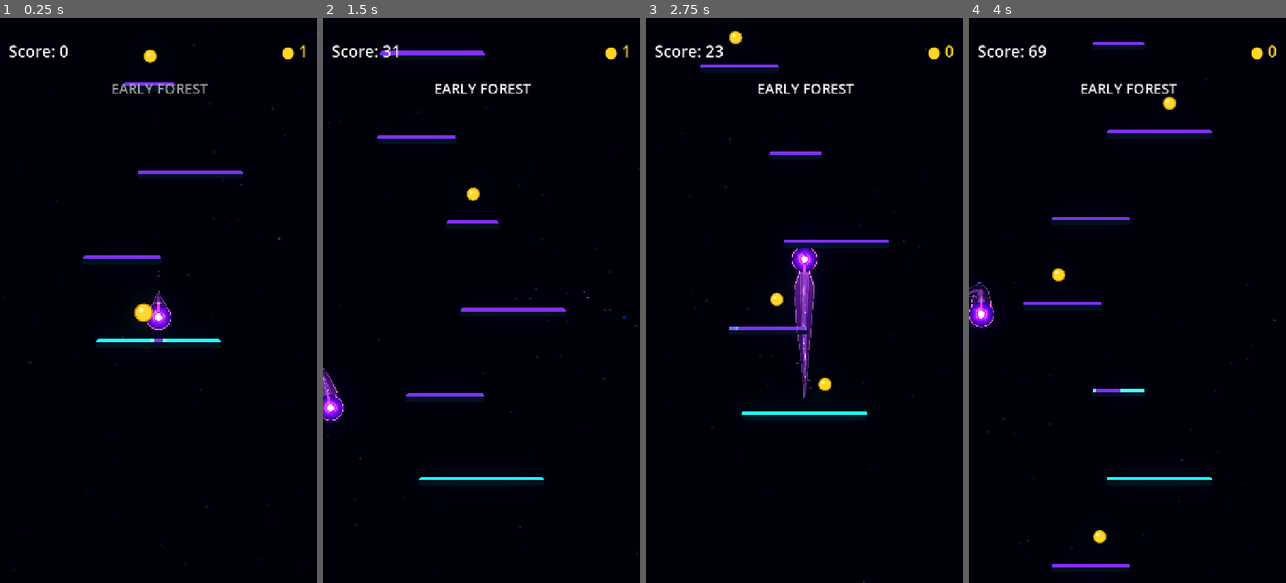
Above: before the commit, frames 1-4 (left to right).
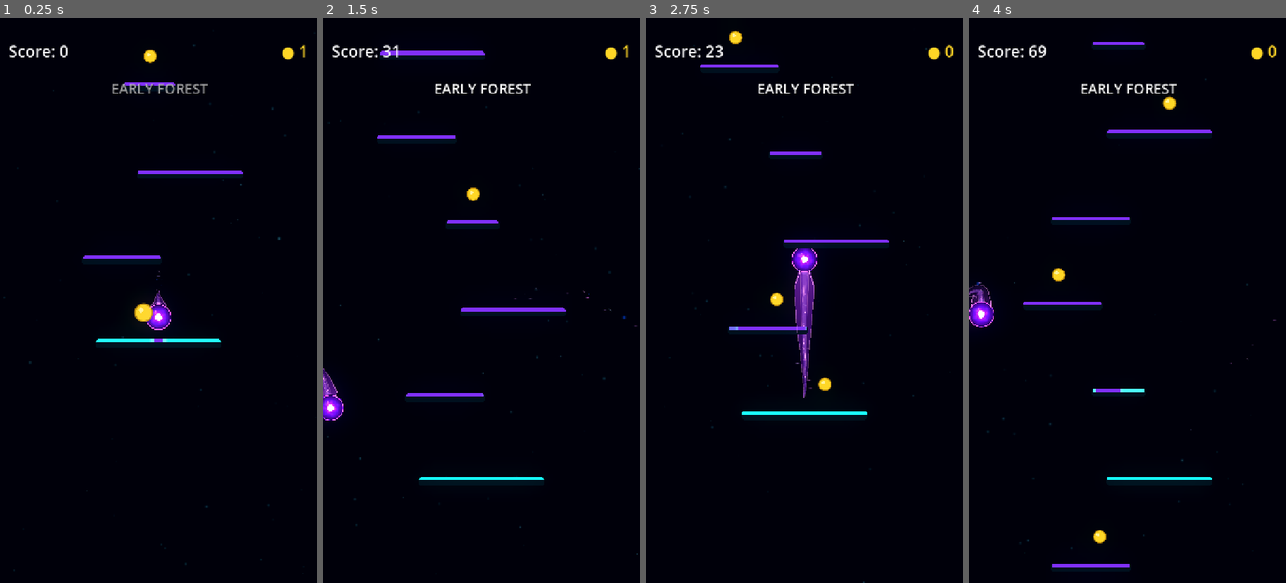
Above: after the commit, the same moments.

Repository: Kryodo/TowerJump
Game: Godot game, scene res://scenes/main.tscn
The game is run twice, just before and just after one commit, with the same random seed, the same clock (stepped at 60 frames per second) and the same inputs.
Inputs (mouse positions are in pixels of both pictures, inside the frame that each line leads up to):
- Up to frame 1 (0.25 s): no input
- Up to frame 2 (1.5 s): move the mouse to (551, 272) at 0.52 s; hold Right (ui_right) 0.53-1.25 s; click (551, 272) at 0.67 s; drag from (418, 328) to (471, 193) at 1.27 s
- Up to frame 3 (2.75 s): click "Nochmal spielen" at 2 s
- Up to frame 4 (4 s): move the mouse to (1159, 176) at 2.77 s; hold Right (ui_right) 2.78-3.5 s; drag from (1111, 413) to (1057, 215) at 3.52 s

The runs differ from the first frame. In frame 1, less than 0.1% of the frame differs, in the area x 47-53%, y 50-54%; in frame 2, less than 0.1%; in frame 3, less than 0.1%, in the area x 47-53%, y 41-45%; in frame 4, less than 0.1%.

Commit message:
Restore the orb shader from before trail energy flow

Diff:
--- a/scenes/ball.gdshader
+++ b/scenes/ball.gdshader
@@ -3,7 +3,6 @@
 // 0 = saturated electric blue, 1 = rich violet.
 // The trail controller sets this so orb and trail share one palette.
 uniform int palette_mode = 0;
-uniform vec2 trail_direction = vec2(0.0, 1.0);
 // Shared with the trail contour so both sides pulse in sync.
 uniform float rim_breath = 1.0;
 
@@ -22,8 +21,6 @@
 	vec3 inner_energy_color;
 	vec3 transition_color;
 	vec3 ring_color;
-	vec3 trail_flow_color;
-	vec3 trail_flow_halo_color;
 	vec3 core_color;
 	vec3 aura_color;
 	vec3 highlight_color;
@@ -36,8 +33,6 @@
 		inner_energy_color = vec3(0.58, 0.10, 1.5);
 		transition_color = vec3(0.34, 0.045, 0.78);
 		ring_color = vec3(2.7, 0.55, 5.2);
-		trail_flow_color = vec3(1.55, 0.28, 3.2);
-		trail_flow_halo_color = vec3(0.62, 0.09, 1.45);
 		core_color = vec3(4.0, 3.25, 6.2);
 		aura_color = vec3(1.45, 0.22, 3.1);
 		highlight_color = vec3(1.0, 0.72, 1.5);
@@ -49,8 +44,6 @@
 		inner_energy_color = vec3(0.025, 0.32, 1.05);
 		transition_color = vec3(0.025, 0.20, 0.68);
 		ring_color = vec3(0.18, 2.15, 5.2);
-		trail_flow_color = vec3(0.10, 1.15, 2.75);
-		trail_flow_halo_color = vec3(0.015, 0.42, 1.25);
 		core_color = vec3(3.2, 5.1, 6.3);
 		aura_color = vec3(0.04, 1.25, 3.0);
 		highlight_color = vec3(0.65, 1.45, 2.25);
@@ -87,19 +80,13 @@
 	float outer_transition = 1.0 - smoothstep(0.36, 0.99, d);
 	color += transition_color * outer_transition * 0.18;
 
-	// Preserve the orb's rim, but let it yield locally where the trail enters.
-	// This creates a soft neck opening rather than a complete missing lower arc.
+	// Restore the full orb rim. It is no longer directionally faded, so the
+	// trail cannot cut accidental gaps into the left or right sides.
 	float outer_ring =
 		smoothstep(0.90, 0.93, d)
 		-
 		smoothstep(0.956, 0.982, d);
-	vec2 radial_direction = p / max(d, 0.001);
-	vec2 trail_direction_normalized = trail_direction / max(length(trail_direction), 0.001);
-	float tail_alignment = dot(radial_direction, trail_direction_normalized);
-	float neck_cut = smoothstep(0.58, 0.84, tail_alignment);
-	float ring_visibility = 1.0 - 0.88 * neck_cut;
-	// Slightly reduce the rim overall so it doesn't overpower the shared contour.
-	color += ring_color * outer_ring * rim_breath * 0.86 * ring_visibility;
+	color += ring_color * outer_ring * rim_breath * 0.86;
 
 	// The luminous centre gently pulses, but its edge is deliberately organic:
 	// low-frequency angular waves break the perfect circular silhouette.
@@ -120,54 +107,6 @@
 		1.0 - smoothstep(core_radius * 0.62, core_radius * 1.8, core_distance);
 	color += aura_color * core_aura * 0.28 * aura_breath;
 
-	// Pull a live ribbon of energy in through the neck. Once inside the orb,
-	// the single channel splits into two curved branches around the bright core.
-	// The branches stay outside the core itself, then fade on the forward side.
-	vec2 trail_side_direction = vec2(
-		-trail_direction_normalized.y,
-		trail_direction_normalized.x
-	);
-	float flow_along = dot(p, trail_direction_normalized);
-	float flow_side = dot(p, trail_side_direction);
-	float orbit_radius = 0.405 + 0.012 * sin(time * 1.25 + flow_along * 4.0);
-	float orbit_along = clamp(flow_along, -orbit_radius, orbit_radius);
-	float branch_offset = sqrt(max(
-		orbit_radius * orbit_radius - orbit_along * orbit_along,
-		0.0
-	));
-	float spread_amount = smoothstep(0.0, 0.20, orbit_radius - flow_along);
-	float branch_wobble = spread_amount * (
-		0.014 * sin(time * 2.1 - flow_along * 7.0 + abs(flow_side) * 5.0)
-	);
-	float branch_distance = abs(
-		abs(flow_side) - max(branch_offset + branch_wobble, 0.0)
-	);
-	float flow_width = 0.034 + 0.006 * sin(time * 1.7 + flow_along * 5.0);
-	float flow_line = 1.0 - smoothstep(flow_width, flow_width + 0.042, branch_distance);
-	float flow_halo = 1.0 - smoothstep(
-		flow_width + 0.015,
-		flow_width + 0.135,
-		branch_distance
-	);
-	float flow_pulse = 0.72 + 0.28 * (
-		0.5 + 0.5 * sin(
-			time * 4.0 - flow_along * 13.0
-			+ sign(flow_side) * 1.3
-			+ sin(flow_side * 8.0 + time * 1.1) * 0.45
-		)
-	);
-	float flow_forward_fade = smoothstep(-0.40, -0.18, flow_along);
-	float flow_surface_fade = 1.0 - smoothstep(0.99, 1.06, d);
-	float flow_core_clearance = smoothstep(
-		core_radius * 1.08,
-		core_radius * 1.42,
-		core_distance
-	);
-	float flow_visibility = flow_pulse * flow_forward_fade
-		* flow_surface_fade * flow_core_clearance;
-	color += trail_flow_color * flow_line * flow_visibility * 0.78;
-	color += trail_flow_halo_color * flow_halo * flow_visibility * 0.20;
-
 	// Broad upper-left reflection and a small specular glint add orb-like depth.
 	vec2 highlight_pos = vec2(-0.28, -0.30);
 	vec2 highlight_delta = p - highlight_pos;
